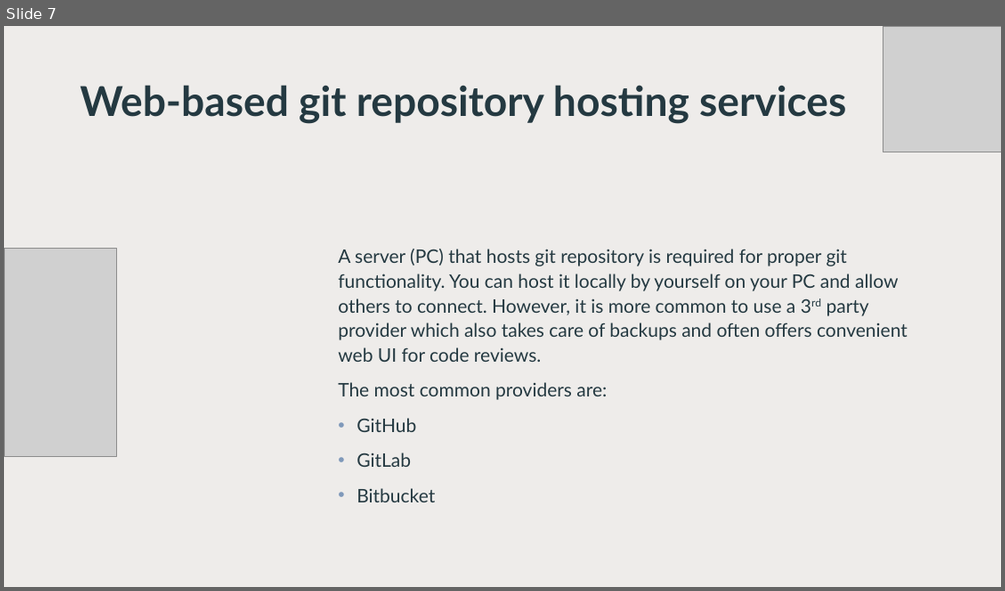
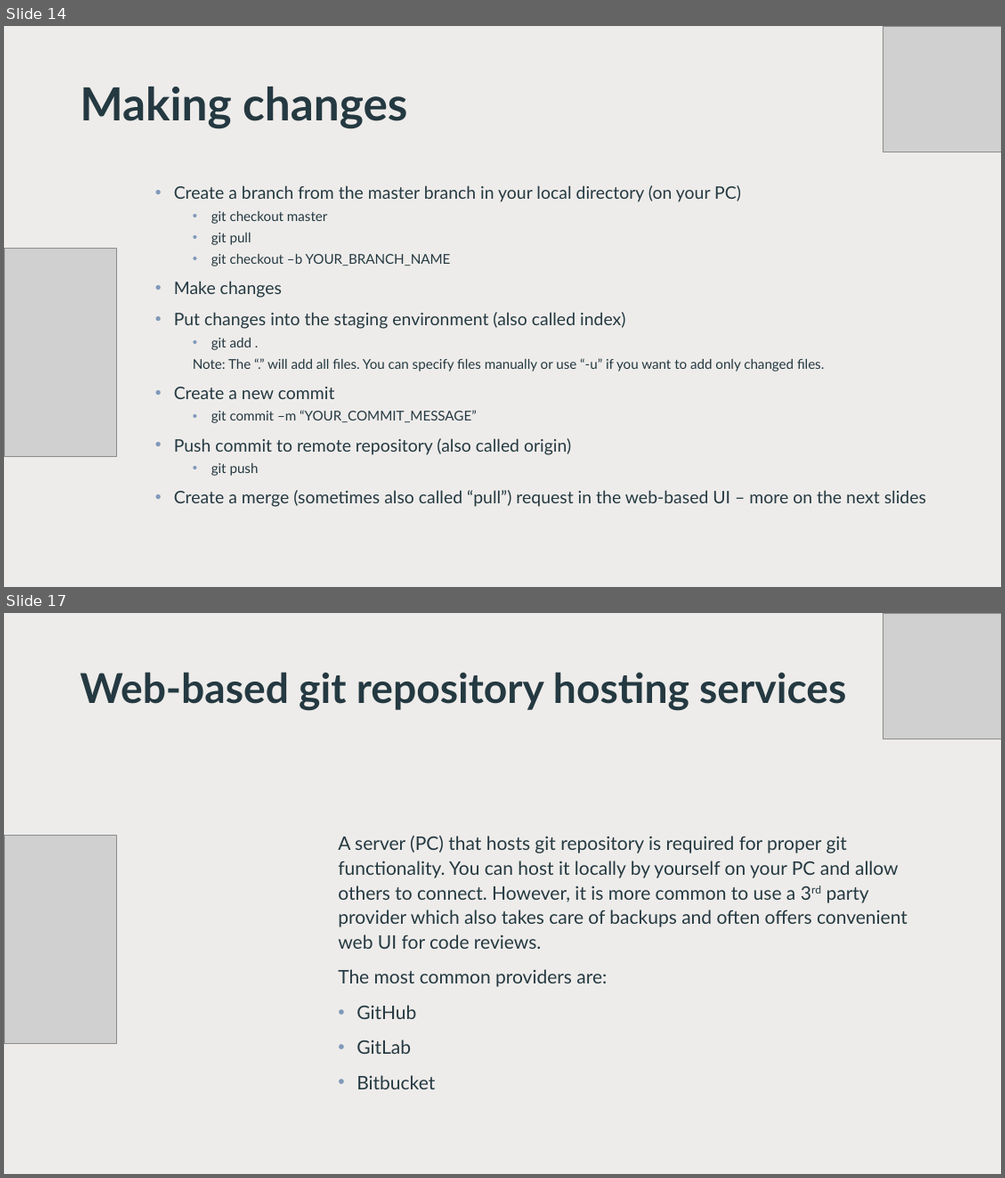
Before and after one commit to malyjak/python-course-2025, a slide deck: Lessons/Lesson_1_version_control_systems.pptx. Shown one above the other, each under a label of ours: slide 7 before the commit, slides 14 and 17 after it; the slides between them are not shown. The pictures are 1005x591 and 1005x1178 pixels, drawn with LibreOffice and Linux fonts; fonts in the diff are those of the drawing; grey boxes stand for pictures; background and template pictures are left out. Boxes give left, top, right and bottom in pixels: in the first picture for what was removed or moved away, otherwise in the second. Text is boxed around its words. In the diff, an @@ line names an element or a change of style, - is before the commit and + after.

```diff
--- a/Lessons/Lesson_1_version_control_systems.pptx
+++ b/Lessons/Lesson_1_version_control_systems.pptx
@@ slide 14 added at (4, 26, 1001, 587), background #FFFFFF @@
@@ rectangle added at (4, 26, 1001, 587), fill #FFFFFF @@
@@ rectangle added at (4, 26, 1001, 587), fill #E8E5E2 at 70% opacity @@
@@ picture added at (882, 26, 1001, 151) @@
@@ title added at (80, 87, 407, 129), 44 pt, text #243941, bold @@
+Making changes
@@ text added at (174, 185, 926, 507), 16.6 pt, text #243941 @@
+• Create a branch from the master branch in your local directory (on your PC)
+  • git checkout master
+  • git pull
+  • git checkout –b YOUR_BRANCH_NAME
+• Make changes
+• Put changes into the staging environment (also called index)
+  • git add .
+  Note: The “.” will add all files. You can specify files manually or use “-u” if you want to add only changed files.
+• Create a new commit
+  • git commit –m “YOUR_COMMIT_MESSAGE”
+• Push commit to remote repository (also called origin)
+  • git push
+• Create a merge (sometimes also called “pull”) request in the web-based UI – more on the next slides
@@ picture added at (4, 248, 116, 457) @@
@@ what was slide 7 is now slide 17 @@
```
Also in this commit, not shown: 4 slides changed, 10 other slides added.
